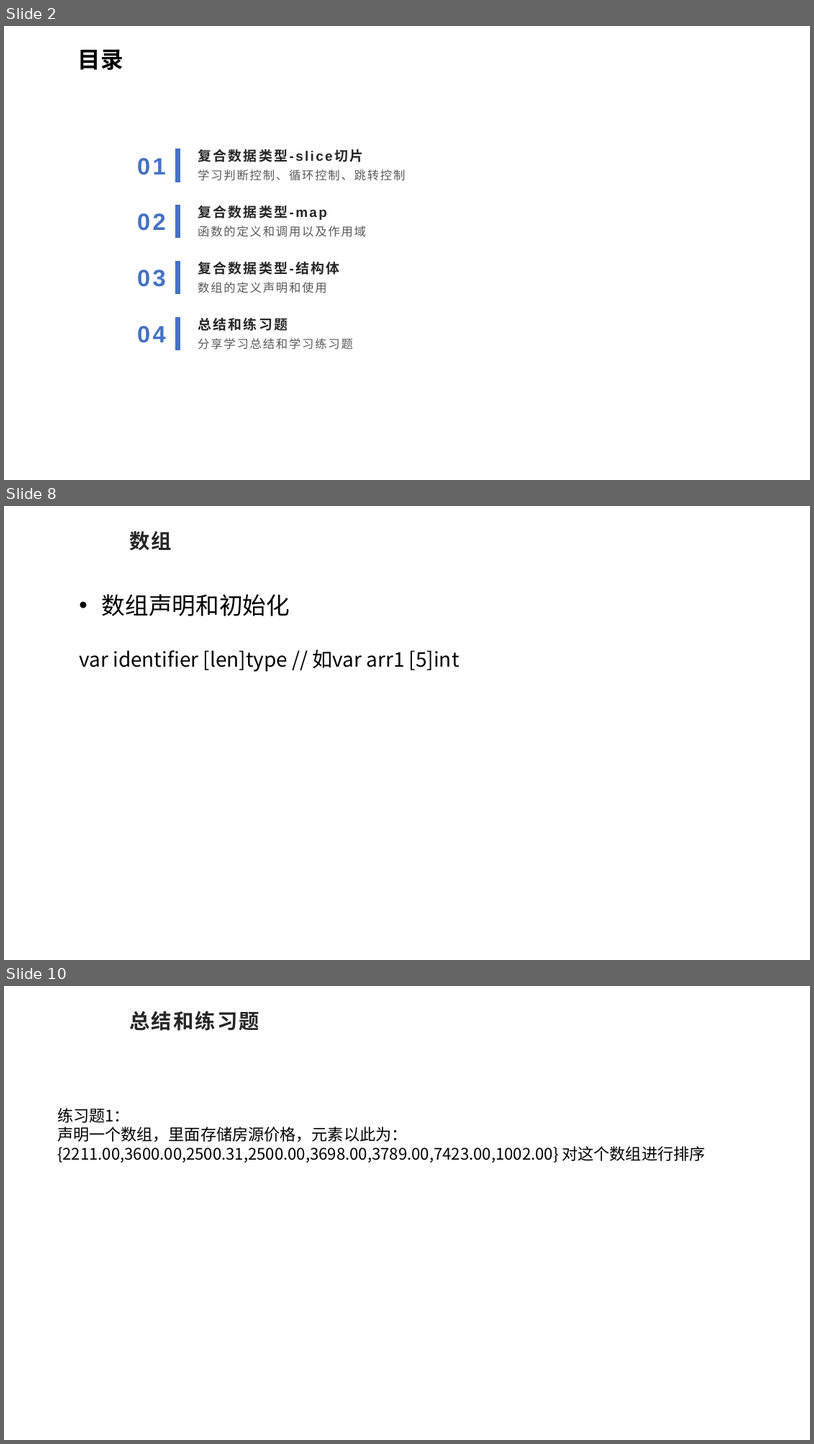
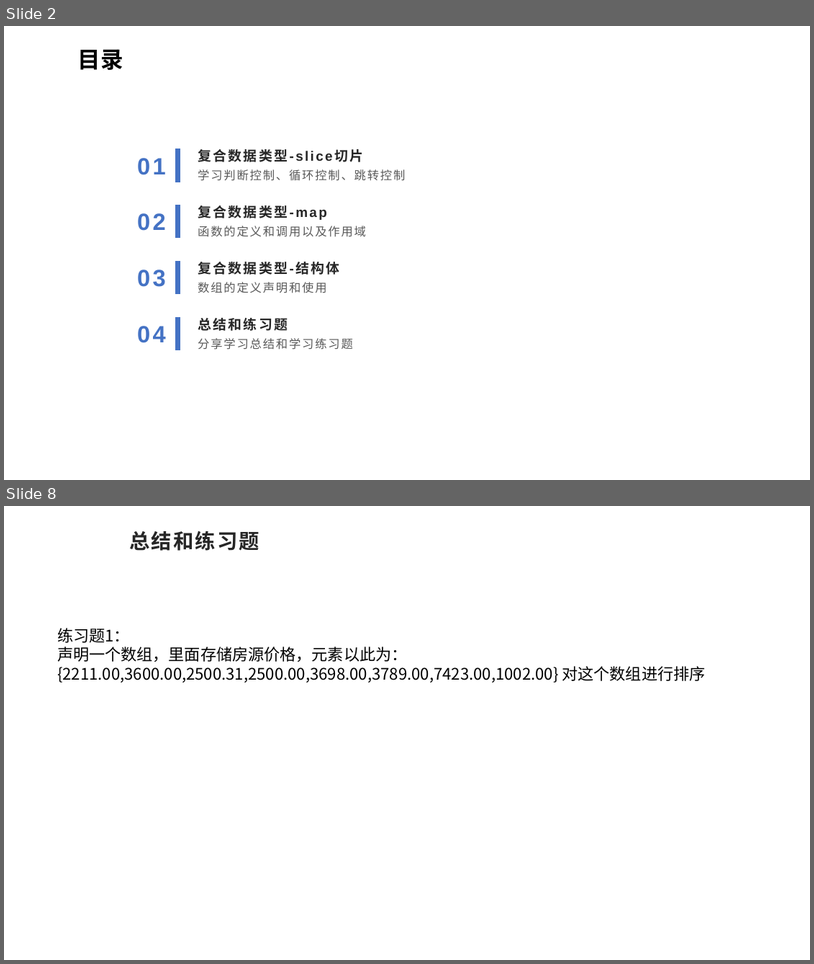
Before and after one commit to sqc157400661/better_study_for_golang, a slide deck: 04/go基础知识.pptx. Shown one above the other, each under a label of ours: slides 2, 8 and 10 before the commit, slides 2 and 8 after it; the slides between them are not shown. The pictures are 814x1444 and 814x964 pixels, drawn with LibreOffice and Linux fonts; fonts in the diff are those of the drawing; background and template pictures are left out. Boxes give left, top, right and bottom in pixels: in the first picture for what was removed or moved away, otherwise in the second. Text is boxed around its words. In the diff, an @@ line names an element or a change of style, - is before the commit and + after.

```diff
--- a/04/go基础知识.pptx
+++ b/04/go基础知识.pptx
@@ slide 8 removed at [4, 506, 810, 960], background picture (left out) @@
@@ title removed at [129, 531, 172, 551] @@
-数组
@@ text removed at [79, 594, 460, 672] @@
-• 数组声明和初始化
-var identifier [len]type // 如var arr1 [5]int
@@ what was slide 10 is now slide 8 @@
```
Also in this commit, not shown: 1 slide changed, 4 slides added, 5 other slides removed, 7 other files.
